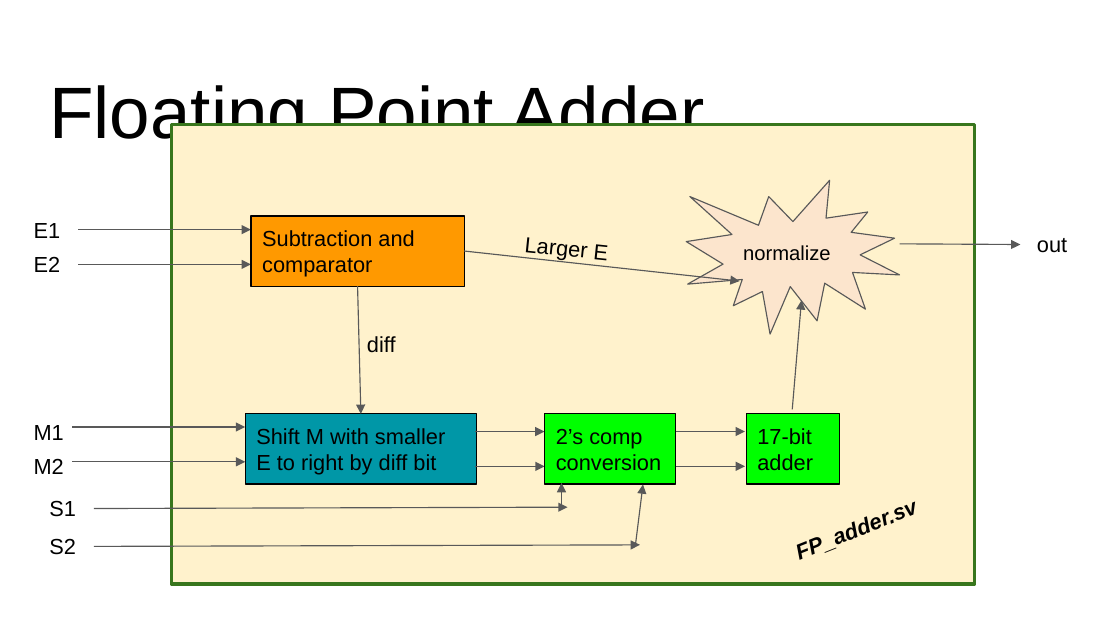
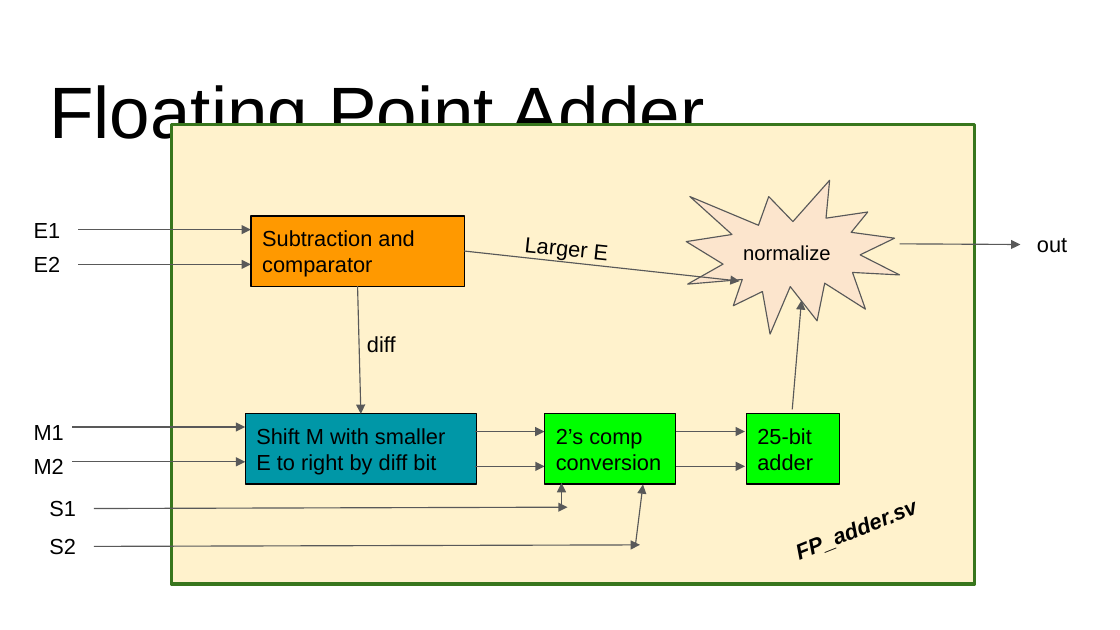
Before and after one commit to ShichenQiao/ECE554_SP23_FPGA_Handwriting_Recognition, a slide deck: slide 7 of Project/Specifications/block diagram.pptx. Drawn at 1120x630 pixels with LibreOffice and Linux fonts; fonts in the diff are those of the drawing. Boxes give left, top, right and bottom in pixels: in the first picture for what was removed or moved away, otherwise in the second. Text is boxed around its words. In the diff, an @@ line names an element or a change of style, - is before the commit and + after.

Commit message:
FP Adder Updates
Added left_shifter for result normalization. Modified some internal signals for IEEE FP format. Tests were not done, so it must be terribly buggy.

```diff
--- a/Project/Specifications/block diagram.pptx
+++ b/Project/Specifications/block diagram.pptx
@@ text in rectangle at (x1=757, y1=428, x2=813, y2=471): text changed @@
-17-bit adder
+25-bit adder
```
Also in this commit, not shown: 4 other files.
